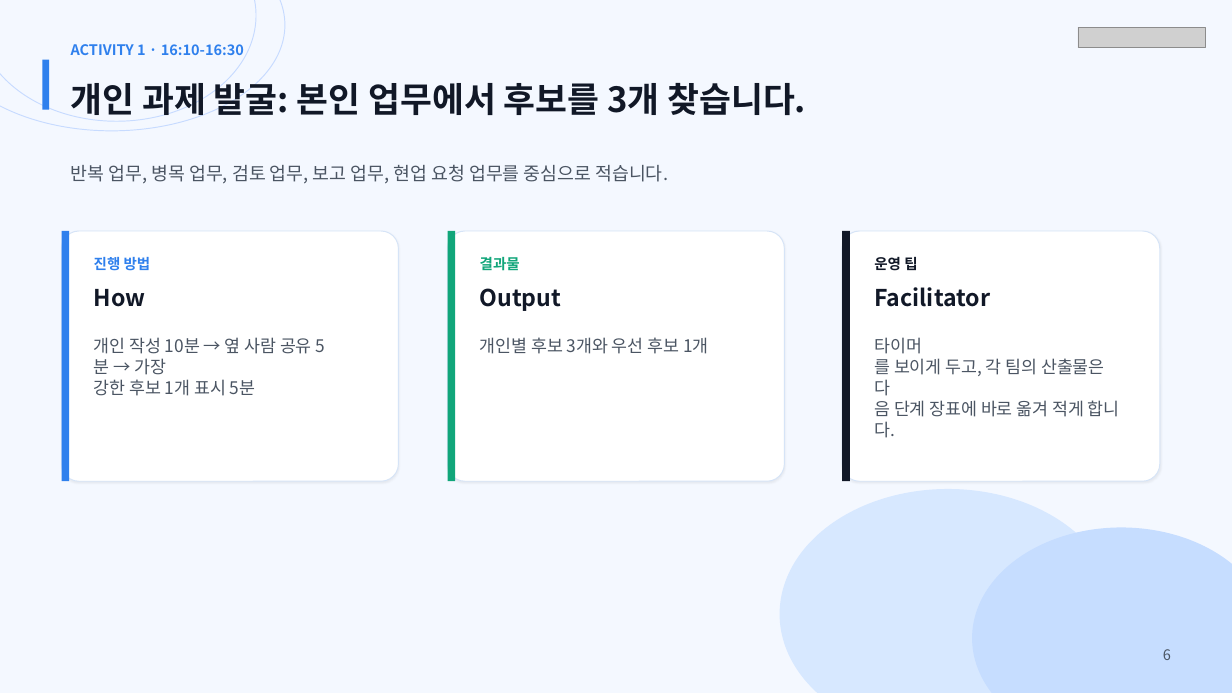
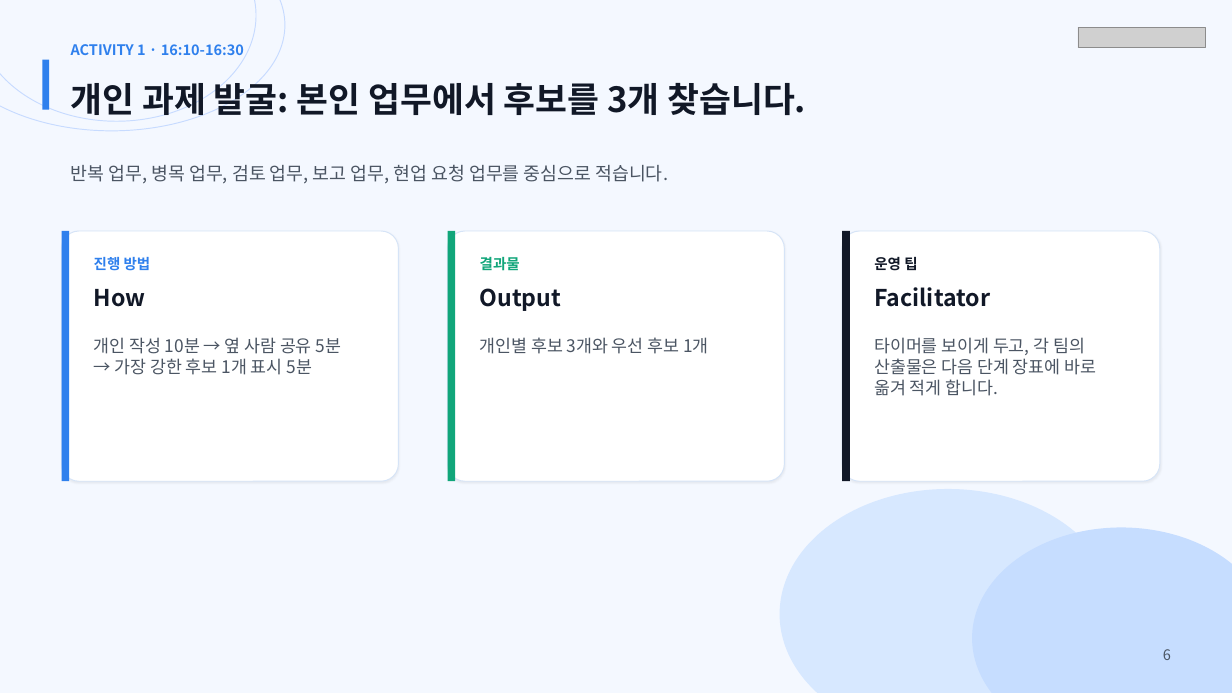
Before and after one commit to MagicecoleAI/shinsegae-ic-ai-native-workshop, a slide deck: slide 6 of outputs/shinsegae-ai4pm-0626-3h-workshop.pptx. Drawn at 1232x693 pixels with LibreOffice and Linux fonts; fonts in the diff are those of the drawing; grey boxes stand for pictures. Boxes give left, top, right and bottom in pixels: in the first picture for what was removed or moved away, otherwise in the second. Text is boxed around its words. In the diff, an @@ line names an element or a change of style, - is before the commit and + after.

Commit message:
Fix workshop slide text wrapping

```diff
--- a/outputs/shinsegae-ai4pm-0626-3h-workshop.pptx
+++ b/outputs/shinsegae-ai4pm-0626-3h-workshop.pptx
@@ text at (94, 337, 341, 375): spaces changed @@
-개인 작성 10분 → 옆 사람 공유 5분 → 가장
-강한 후보 1개 표시 5분
+개인 작성 10분 → 옆 사람 공유 5분
+→ 가장 강한 후보 1개 표시 5분
@@ text at (874, 337, 1096, 396): text changed @@
-타이머를 보이게 두고, 각 팀의 산출물은
-다음 단계 장표에 바로 옮겨 적게 합니다.
+타이머를 보이게 두고, 각 팀의
+산출물은 다음 단계 장표에 바로
+옮겨 적게 합니다.
```
Also in this commit, not shown: 18 other slides changed, 1 other file.
